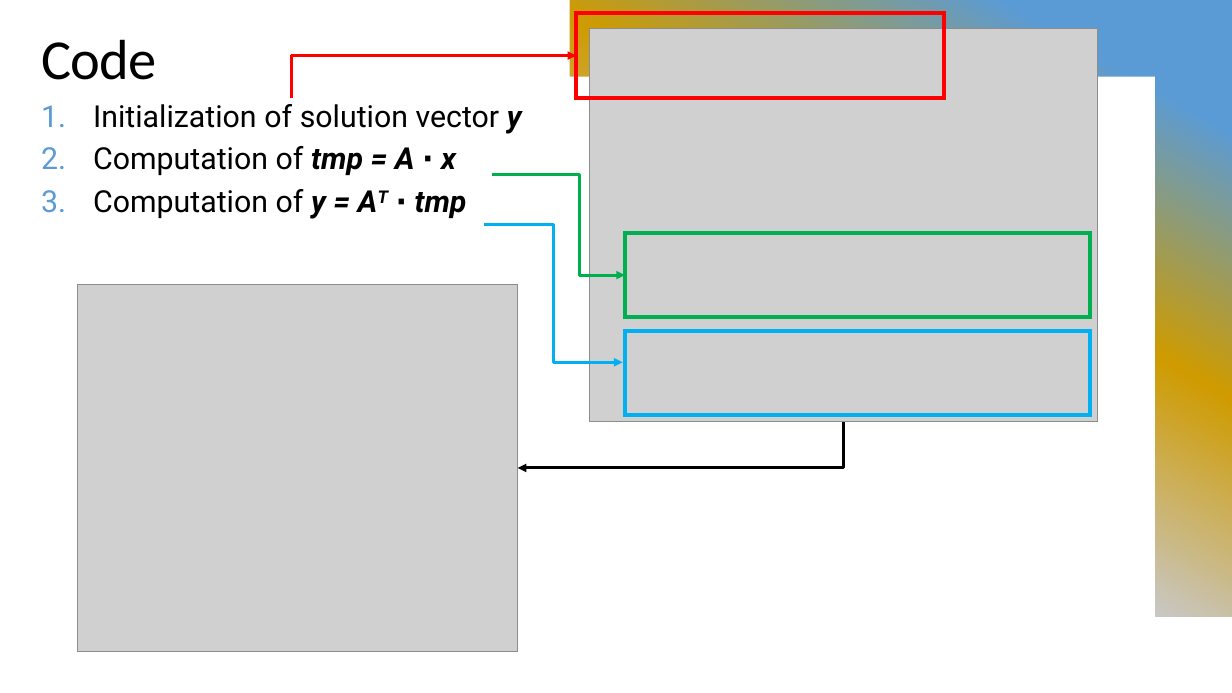
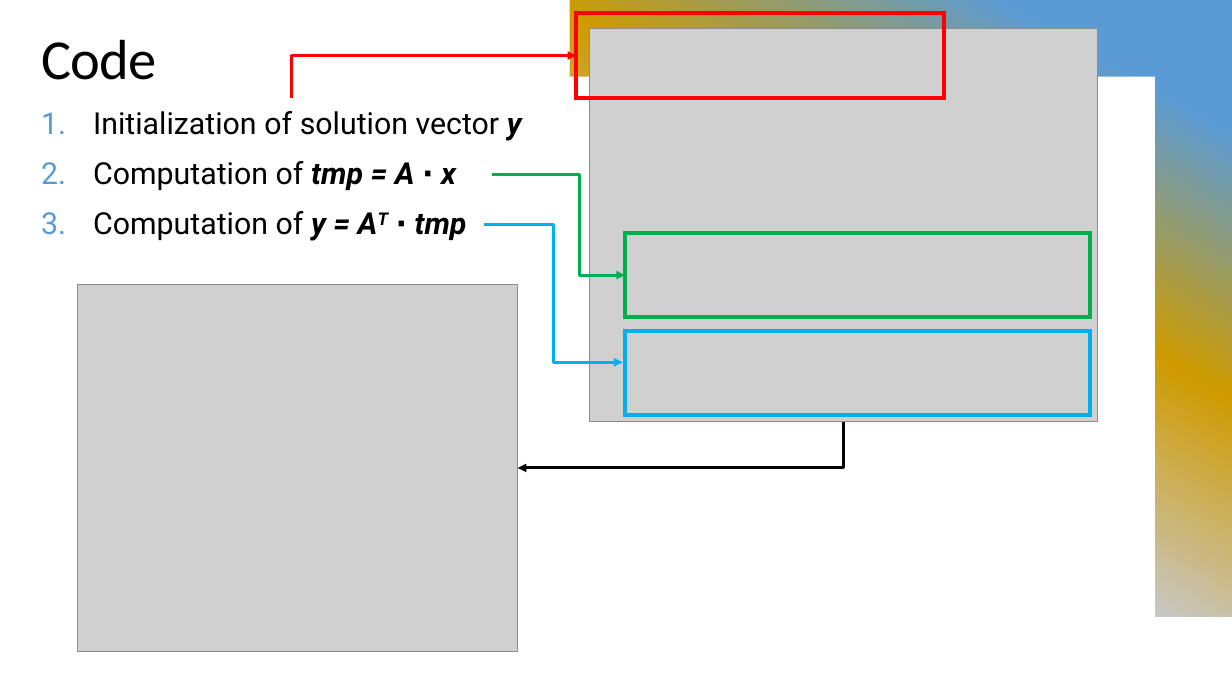
Before and after one commit to salor02/assignment-HPC, a slide deck: slide 3 of assignment-2/ATAX Problem Optimization.pptx. Drawn at 1232x693 pixels with LibreOffice and Linux fonts; fonts in the diff are those of the drawing; grey boxes stand for pictures. Boxes give left, top, right and bottom in pixels: in the first picture for what was removed or moved away, otherwise in the second. Text is boxed around its words. In the diff, an @@ line names an element or a change of style, - is before the commit and + after.

```diff
--- a/assignment-2/ATAX Problem Optimization.pptx
+++ b/assignment-2/ATAX Problem Optimization.pptx
@@ text "Initialization of solution vector y" at box(93, 111, 522, 241): line spacing 0.85 to 1.05 @@
```
Also in this commit, not shown: 5 other slides changed, 3 slides added, 4 slides removed.
